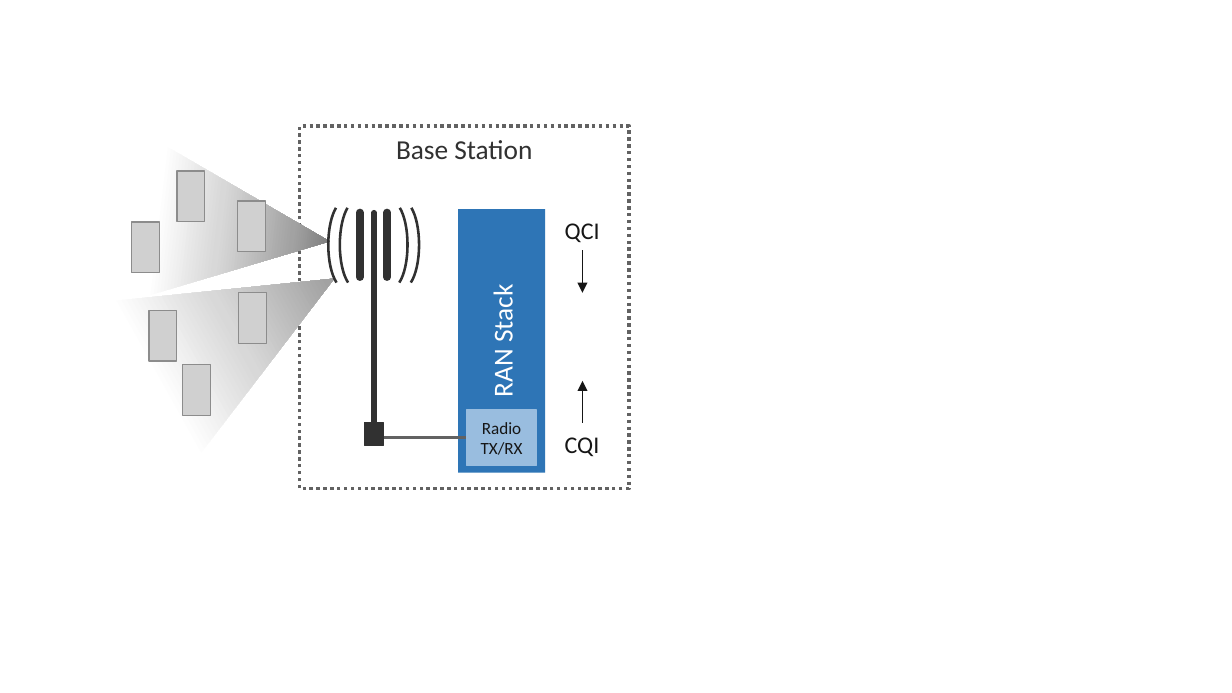
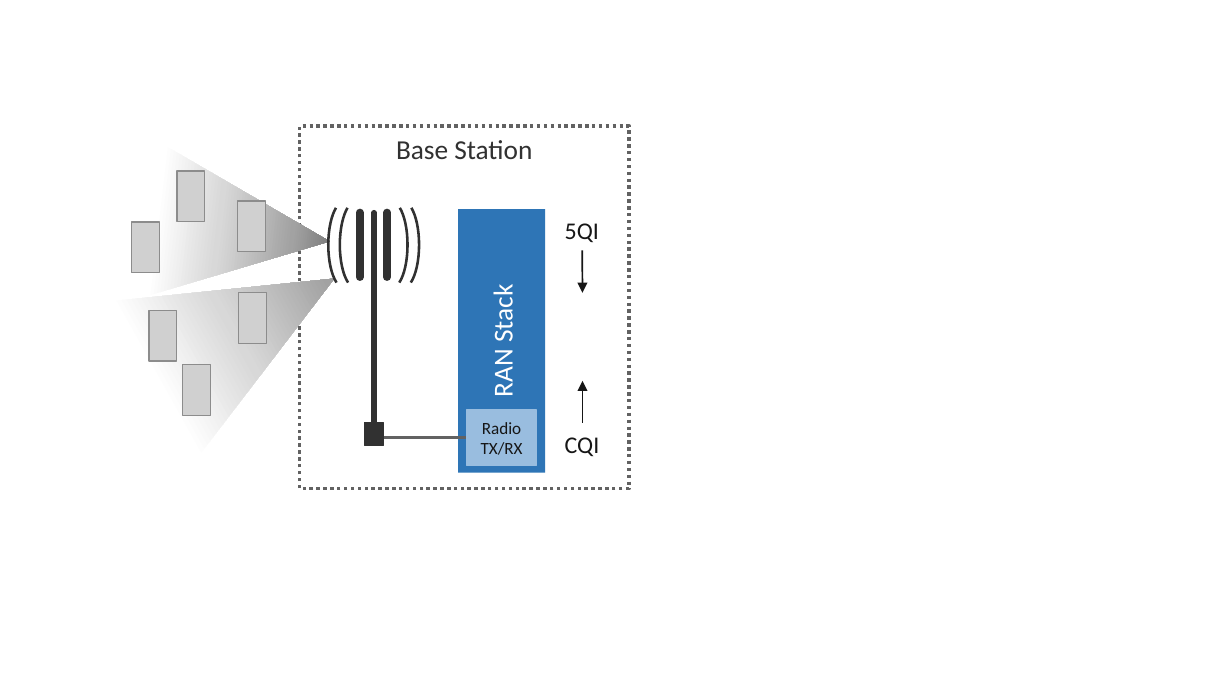
Before and after one commit to SystemsApproach/private5g, a slide deck: slide 5 of figures.pptx. Drawn at 1232x693 pixels with LibreOffice and Linux fonts; fonts in the diff are those of the drawing; grey boxes stand for pictures. Boxes give left, top, right and bottom in pixels: in the first picture for what was removed or moved away, otherwise in the second. Text is boxed around its words. In the diff, an @@ line names an element or a change of style, - is before the commit and + after.

```diff
--- a/figures.pptx
+++ b/figures.pptx
@@ text at <box>565,223,599,243</box>: text changed @@
-QCI
+5QI
```
Also in this commit, not shown: 1 other slide changed, 2 other files.
